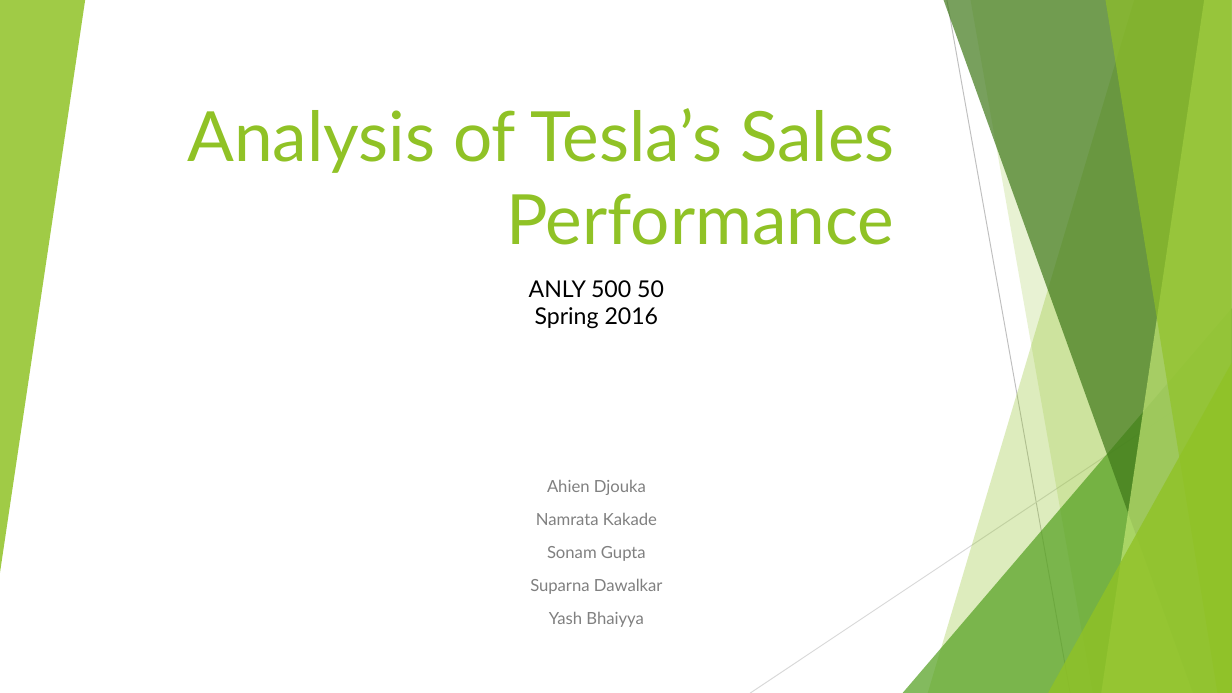
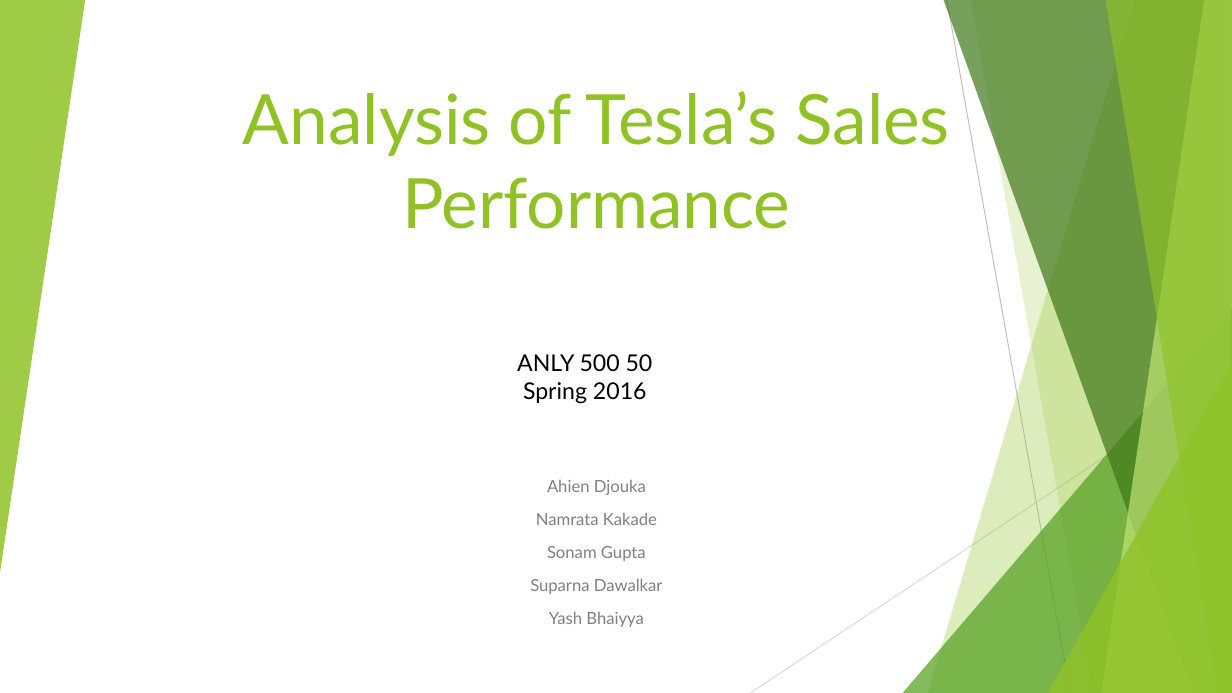
Before and after one commit to sonamgupta1105/Tesla_Analytics, a slide deck: slide 1 of finalPptTesla.pptx. Drawn at 1232x693 pixels with LibreOffice and Linux fonts; fonts in the diff are those of the drawing. Boxes give left, top, right and bottom in pixels: in the first picture for what was removed or moved away, otherwise in the second. Text is boxed around its words. In the diff, an @@ line names an element or a change of style, - is before the commit and + after.

```diff
--- a/finalPptTesla.pptx
+++ b/finalPptTesla.pptx
@@ title "Analysis of Tesla’s Sales Performance": place and size @@
-title "Analysis of Tesla’s Sales Performance" at bbox=[187, 108, 894, 245]
+title "Analysis of Tesla’s Sales Performance" at bbox=[243, 91, 950, 229]
@@ title "Analysis of Tesla’s Sales Performance" at bbox=[243, 91, 950, 229]: alignment right to centre @@
@@ text "ANLY 500 50": place and size @@
-text "ANLY 500 50" at bbox=[529, 280, 664, 329]
+text "ANLY 500 50" at bbox=[517, 354, 653, 404]
```
Also in this commit, not shown: 3 other slides changed, 1 slide added, 1 slide removed.
